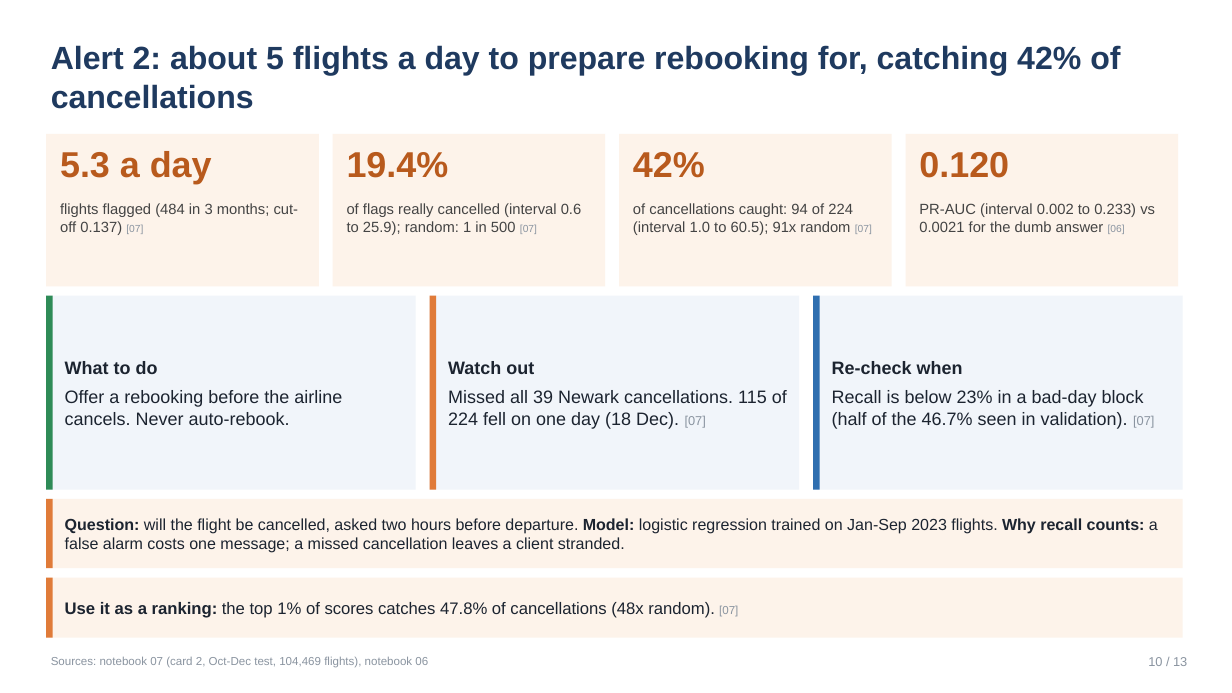
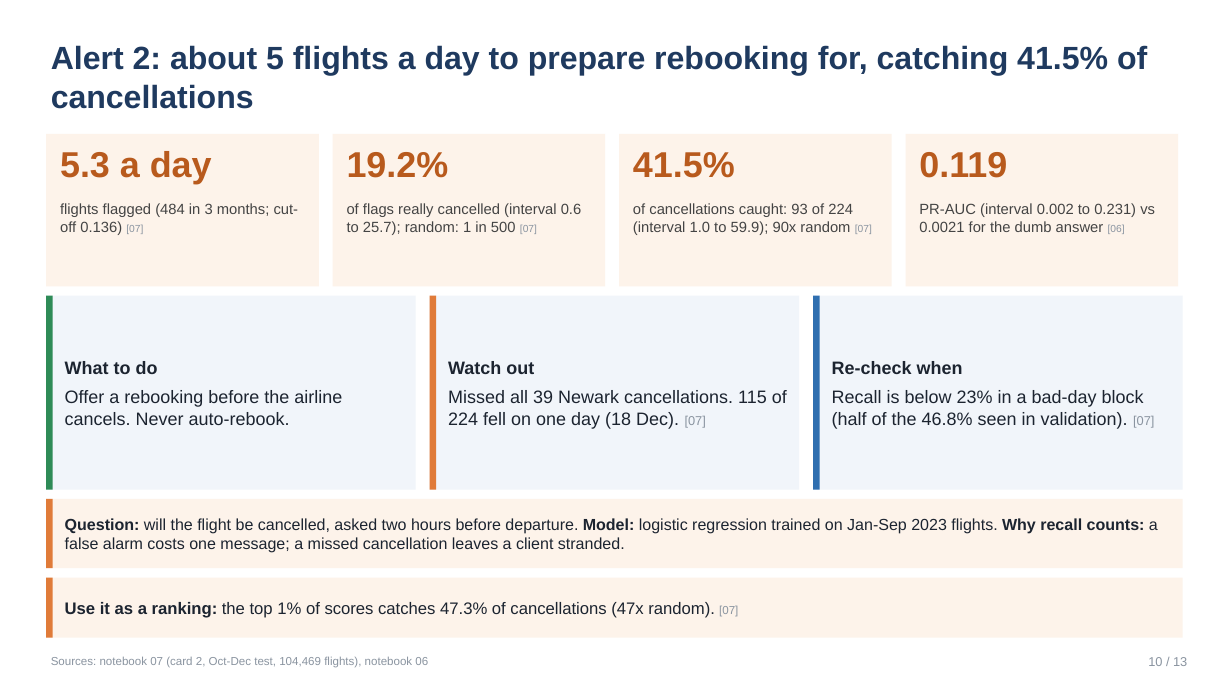
Before and after one commit to MirnaEmbaby/tms-flights, a slide deck: slide 11 of slides/tms_final.pptx (slide 10 before the commit). Drawn at 1232x693 pixels with LibreOffice and Linux fonts; fonts in the diff are those of the drawing. Boxes give left, top, right and bottom in pixels: in the first picture for what was removed or moved away, otherwise in the second. Text is boxed around its words. In the diff, an @@ line names an element or a change of style, - is before the commit and + after.

```diff
--- a/slides/tms_final.pptx
+++ b/slides/tms_final.pptx
@@ text at [51, 45, 1147, 109]: text changed @@
-Alert 2: about 5 flights a day to prepare rebooking for, catching 42% of cancellations
+Alert 2: about 5 flights a day to prepare rebooking for, catching 41.5% of cancellations
@@ text at [347, 152, 449, 178]: text changed @@
-19.4%
+19.2%
@@ text at [633, 152, 735, 178]: text changed @@
-42%
+41.5%
@@ text at [919, 152, 1007, 178]: text changed @@
-0.120
+0.119
@@ text at [60, 203, 299, 235]: text changed @@
-flights flagged (484 in 3 months; cut-off 0.137) [07]
+flights flagged (484 in 3 months; cut-off 0.136) [07]
@@ text at [347, 203, 582, 235]: text changed @@
-of flags really cancelled (interval 0.6 to 25.9); random: 1 in 500 [07]
+of flags really cancelled (interval 0.6 to 25.7); random: 1 in 500 [07]
@@ text at [633, 203, 872, 235]: text changed @@
-of cancellations caught: 94 of 224 (interval 1.0 to 60.5); 91x random [07]
+of cancellations caught: 93 of 224 (interval 1.0 to 59.9); 90x random [07]
@@ text at [919, 203, 1155, 234]: text changed @@
-PR-AUC (interval 0.002 to 0.233) vs 0.0021 for the dumb answer [06]
+PR-AUC (interval 0.002 to 0.231) vs 0.0021 for the dumb answer [06]
@@ text at [832, 390, 1154, 429]: text changed @@
-Recall is below 23% in a bad-day block (half of the 46.7% seen in validation). [07]
+Recall is below 23% in a bad-day block (half of the 46.8% seen in validation). [07]
@@ text at [65, 602, 738, 618]: text changed @@
-Use it as a ranking: the top 1% of scores catches 47.8% of cancellations (48x random). [07]
+Use it as a ranking: the top 1% of scores catches 47.3% of cancellations (47x random). [07]
```
Also in this commit, not shown: 7 other slides changed, 1 slide added, 1 other file.
